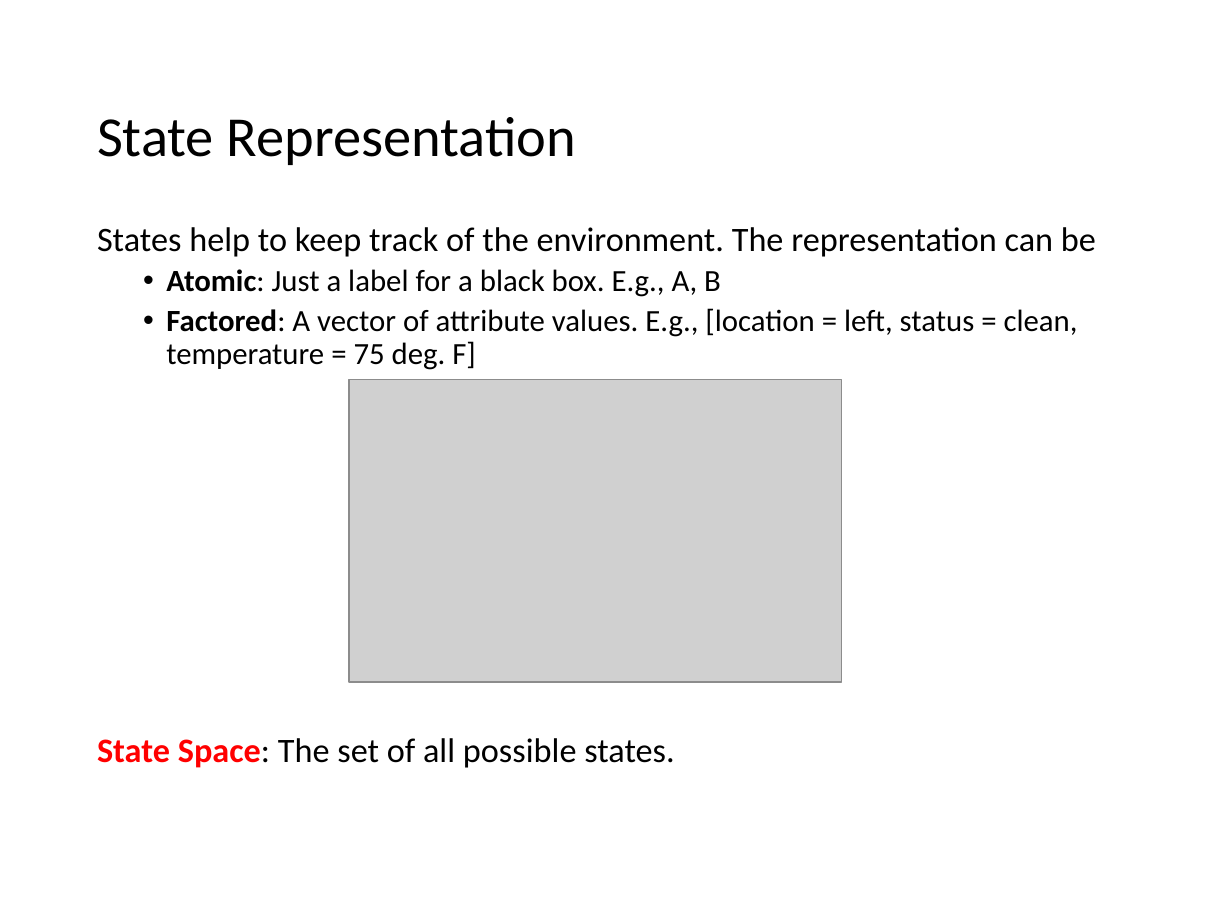
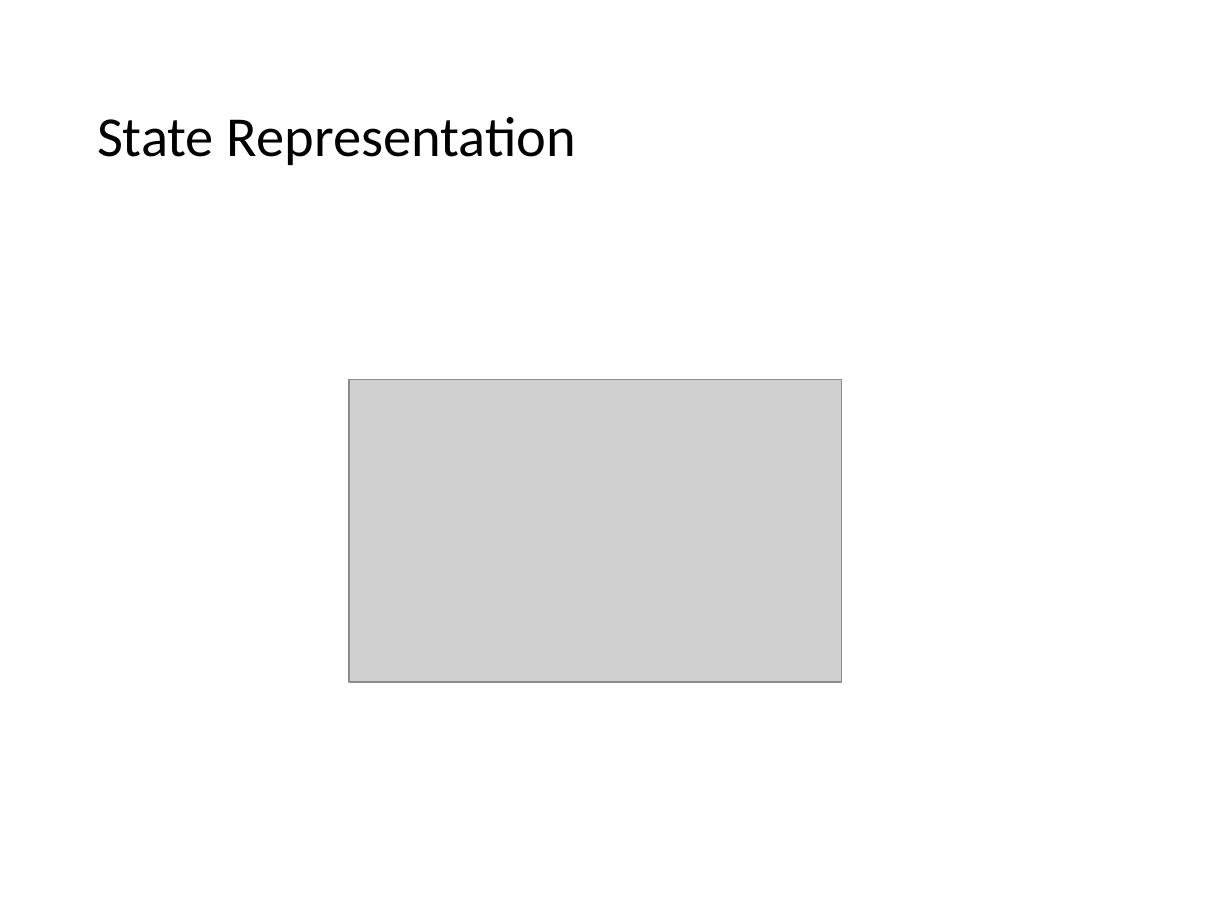
Before and after one commit to mhahsler/CS7320-AI, a slide deck: slide 23 of slides/02_agents.pptx. Drawn at 1232x924 pixels with LibreOffice and Linux fonts; fonts in the diff are those of the drawing; grey boxes stand for pictures. Boxes give left, top, right and bottom in pixels: in the first picture for what was removed or moved away, otherwise in the second. Text is boxed around its words. In the diff, an @@ line names an element or a change of style, - is before the commit and + after.

```diff
--- a/slides/02_agents.pptx
+++ b/slides/02_agents.pptx
@@ text removed at (97, 227, 1096, 768) @@
-States help to keep track of the environment. The representation can be
-  • Atomic: Just a label for a black box. E.g., A, B
-  • Factored: A vector of attribute values. E.g., [location = left, status = clean, temperature = 75 deg. F]
-State Space: The set of all possible states.
```
Also in this commit, not shown: 10 other slides changed, 1 slide added, 2 other files.
